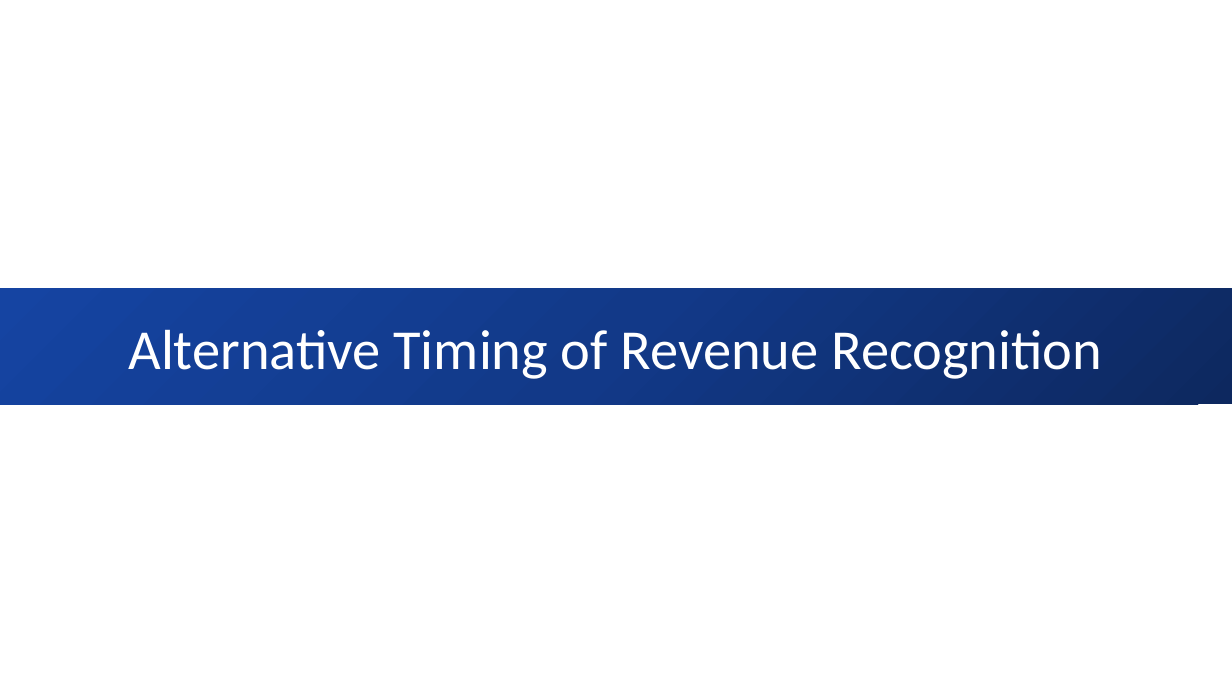
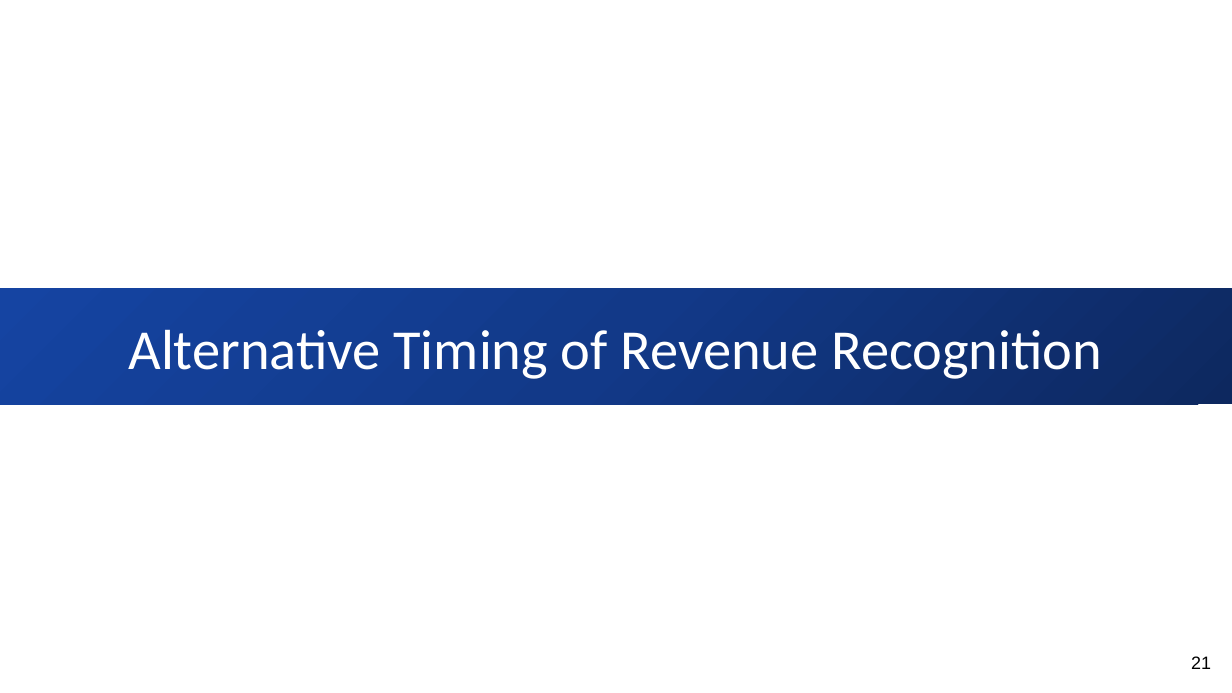
Before and after one commit to keejae/financial-accounting, a slide deck: slide 21 of files/week2/korean/Wk2_L7_slides.pptx. Drawn at 1232x693 pixels with LibreOffice and Linux fonts; fonts in the diff are those of the drawing. Boxes give left, top, right and bottom in pixels: in the first picture for what was removed or moved away, otherwise in the second. Text is boxed around its words. In the diff, an @@ line names an element or a change of style, - is before the commit and + after.

```diff
--- a/files/week2/korean/Wk2_L7_slides.pptx
+++ b/files/week2/korean/Wk2_L7_slides.pptx
@@ page number added at [1191,656,1211,669], 14 pt, text #000000 @@
+21
```
Also in this commit, not shown: 23 other slides changed, 1 other file.
